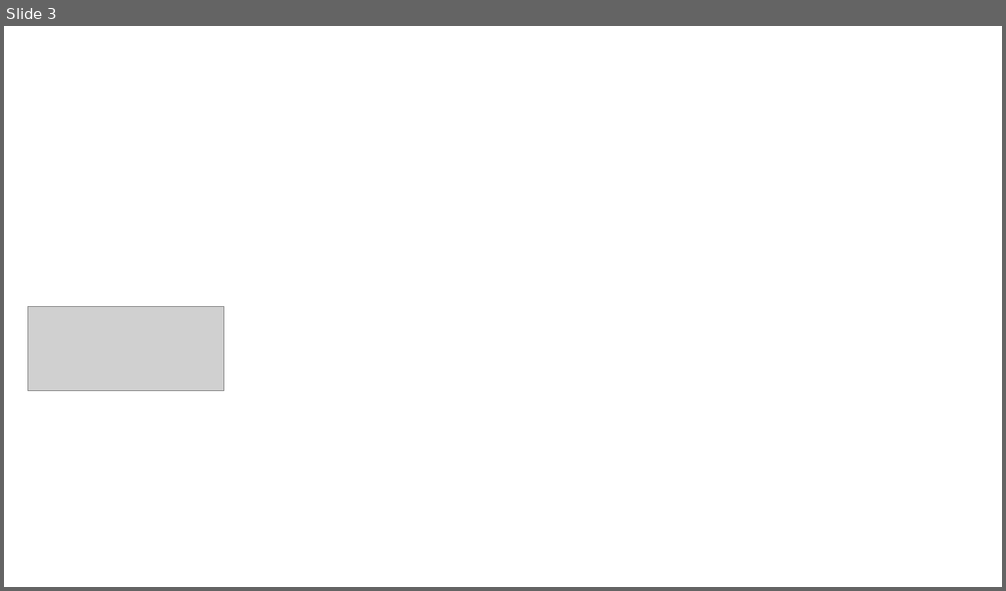
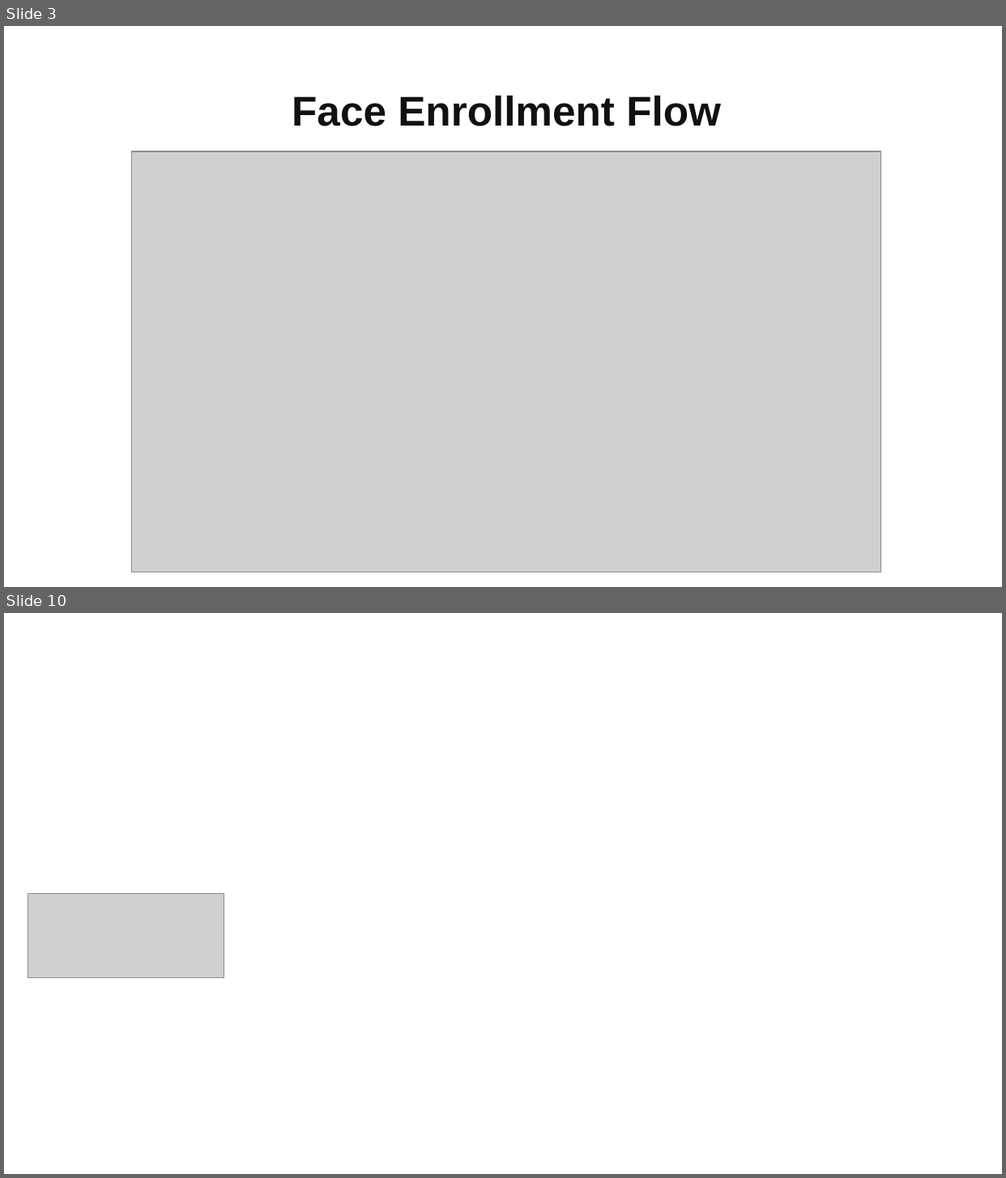
Before and after one commit to KRISHNA-BHAGAVAN/datalake-face-auth, a slide deck: NHAI_Hackathon_Pitch.pptx. Shown one above the other, each under a label of ours: slide 3 before the commit, slides 3 and 10 after it; the slides between them are not shown. The pictures are 1006x591 and 1006x1178 pixels, drawn with LibreOffice and Linux fonts; fonts in the diff are those of the drawing; grey boxes stand for pictures; background and template pictures are left out. Boxes give left, top, right and bottom in pixels: in the first picture for what was removed or moved away, otherwise in the second. Text is boxed around its words. In the diff, an @@ line names an element or a change of style, - is before the commit and + after.

```diff
--- a/NHAI_Hackathon_Pitch.pptx
+++ b/NHAI_Hackathon_Pitch.pptx
@@ slide 3 added at box(4, 26, 1002, 587), background #FFFFFF @@
@@ text added at box(292, 95, 721, 126), 30 pt, text #111111, bold @@
+Face Enrollment Flow
@@ picture added at box(132, 152, 881, 572) @@
@@ what was slide 3 is now slide 10 @@
```
Also in this commit, not shown: 6 other slides added, 2 slides removed.
